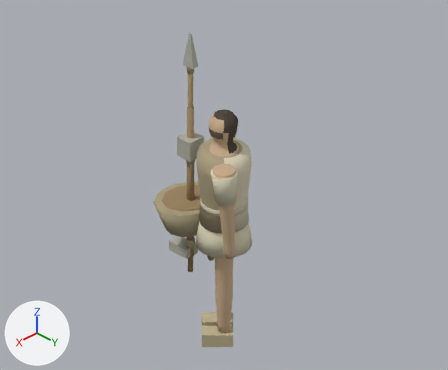
The Blender file assets-src/char_body.blend: old version first, new version second.
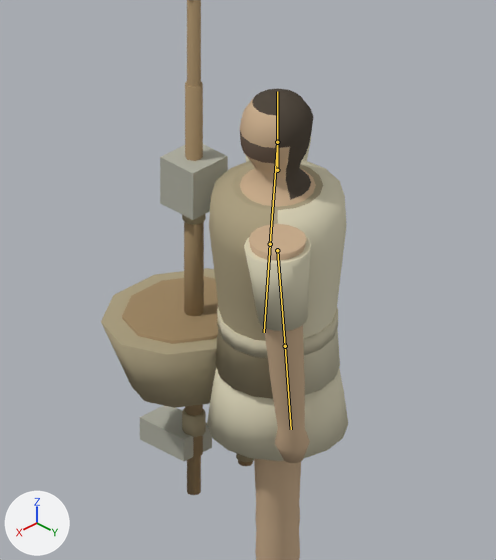
Old and new are each drawn from the file's camera 'Cam' and again close up on the part from 25% to 69% of the width and 20% to 81% of the height. Arrows for +X, +Y and +Z are at lower left; the lights stay in place. The older version's two pictures come first. Both versions are drawn at the pose saved in each file; the numbers are the values there. The bones that change are drawn over the model as lines in the close-ups.

Names of what the first close-up shows: 'armL', 'belt', 'bsk_body', 'bsk_rim', 'ham_head', 'hoe_blade', 'hoe_haft', 'legL', 'rod_grip', 'rod_pole', 'skirt', 'slvL', 'slvR', 'torso', 'tunic' and 4 more.
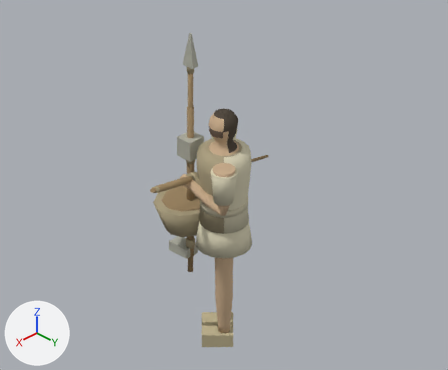
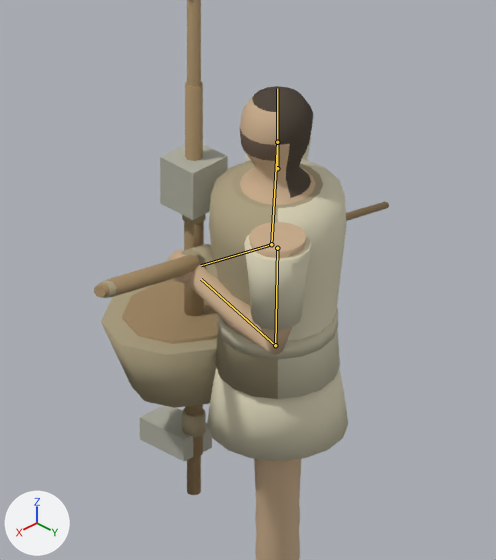
Changed parts and their boxes (x1, y1, x2, y2) in the close-ups (496 x 560 px):
'tunic', posed
    before: (209, 160, 346, 399)
    after: (209, 159, 347, 399)
'armL', posed (124% wider, 44% shorter)
    before: (249, 224, 310, 463)
    after: (168, 222, 306, 355)
'torso', posed
    before: (240, 89, 316, 207)
    after: (240, 86, 316, 205)
'slvL', posed
    before: (244, 237, 311, 331)
    after: (244, 234, 311, 330)
'axe_haft', posed (not visible before)
    after: (105, 255, 200, 297)
'rod_pole', posed
    before: (238, 460, 253, 466)
    after: (94, 202, 389, 298)
'rope_cuff', posed (not visible before)
    after: (181, 244, 213, 269)
'rod_grip', posed
    before: (236, 453, 254, 462)
    after: (98, 280, 117, 298)
'rope_span', posed (not visible before)
    after: (197, 255, 218, 279)
'armR', posed (not visible before)
    after: (172, 272, 192, 283)
'slvR', posed (mostly hidden)
    before: (246, 137, 311, 162)
    after: (246, 136, 311, 161)
bone 'head', root to tip
    before: (277, 170) to (277, 91)
    after: (277, 168) to (277, 88)
bone 'uarmL', root to tip
    before: (277, 250) to (285, 346)
    after: (277, 248) to (275, 345)
bone 'larmL', root to tip
    before: (285, 346) to (291, 429)
    after: (275, 345) to (201, 279)
bone 'uarmR', root to tip
    before: (277, 142) to (270, 244)
    after: (277, 142) to (271, 244)
bone 'larmR', root to tip
    before: (270, 244) to (264, 332)
    after: (271, 244) to (201, 265)

The edits, one by one:
Bone 'head' (bone_head) turns from (-1, 0, 0) to (0, 0, 0) degrees about its own x, y and z.
Bone 'uarmL' (bone_uarml) turns from (-2, 0, 3) to (-2, 0, -1) degrees about its own x, y and z.
Bone 'larmL' (bone_larml) turns from (0, 0, 0) to (-48, 0, -110) degrees about its own x, y and z.
Bone 'uarmR' (bone_uarmr) turns from (2, 0, -3) to (2, 0, -2) degrees about its own x, y and z.
Bone 'larmR' (bone_larmr) turns from (0, 0, 0) to (50, 0, -110) degrees about its own x, y and z.
